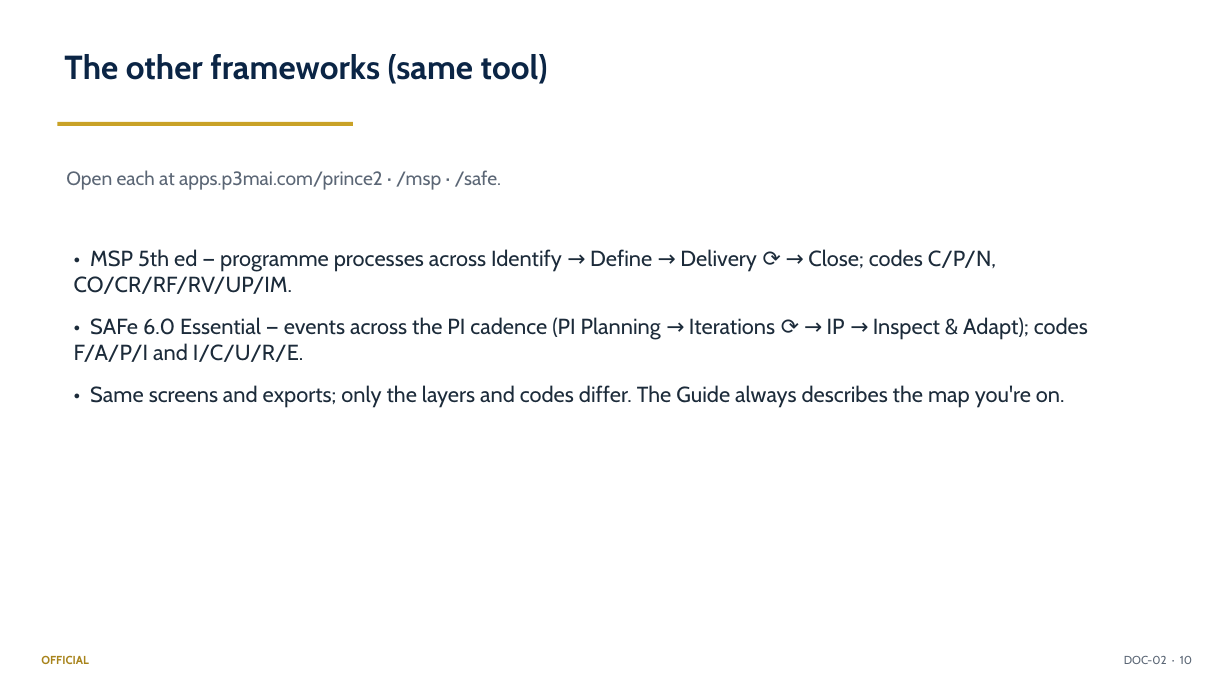
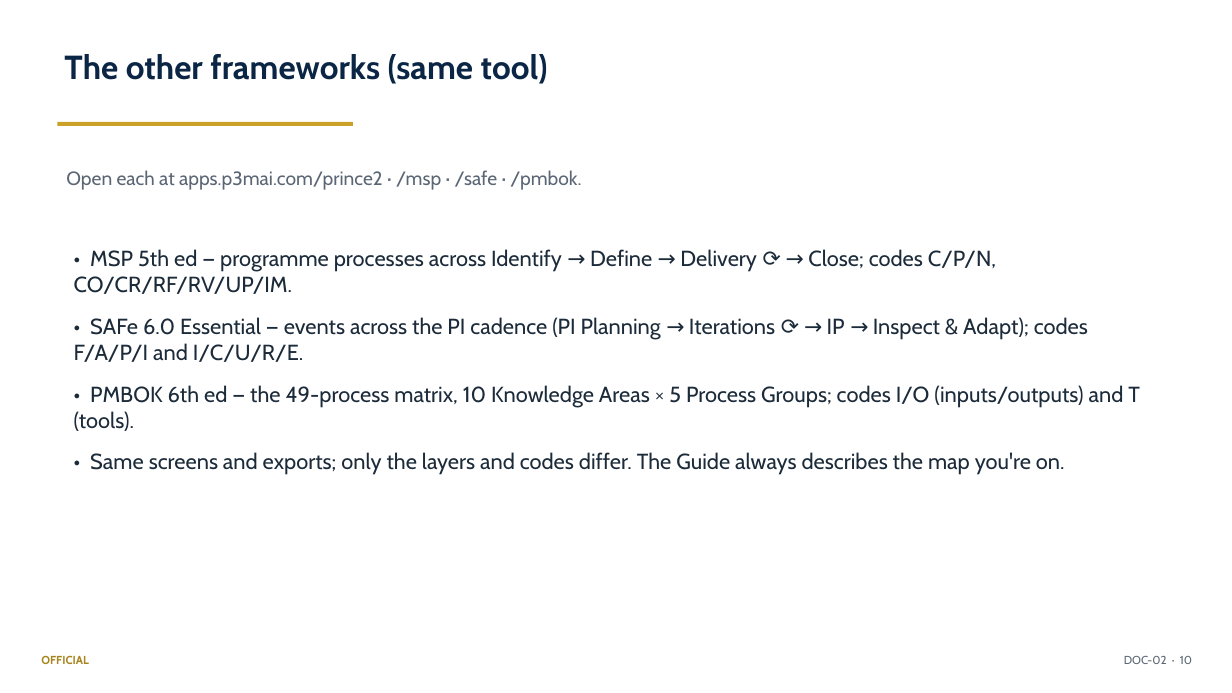
Before and after one commit to DRC63/method-map, a slide deck: slide 10 of docs/02_User_Manual_Summary.pptx. Drawn at 1232x693 pixels with LibreOffice and Linux fonts; fonts in the diff are those of the drawing. Boxes give left, top, right and bottom in pixels: in the first picture for what was removed or moved away, otherwise in the second. Text is boxed around its words. In the diff, an @@ line names an element or a change of style, - is before the commit and + after.

```diff
--- a/docs/02_User_Manual_Summary.pptx
+++ b/docs/02_User_Manual_Summary.pptx
@@ text at [66,170,581,190]: text changed @@
-Open each at apps.p3mai.com/prince2 · /msp · /safe.
+Open each at apps.p3mai.com/prince2 · /msp · /safe · /pmbok.
@@ text at [74,385,1140,431]: paragraph added @@
+• PMBOK 6th ed — the 49-process matrix, 10 Knowledge Areas × 5 Process Groups; codes I/O (inputs/outputs) and T (tools).
```
Also in this commit, not shown: 11 other files.
